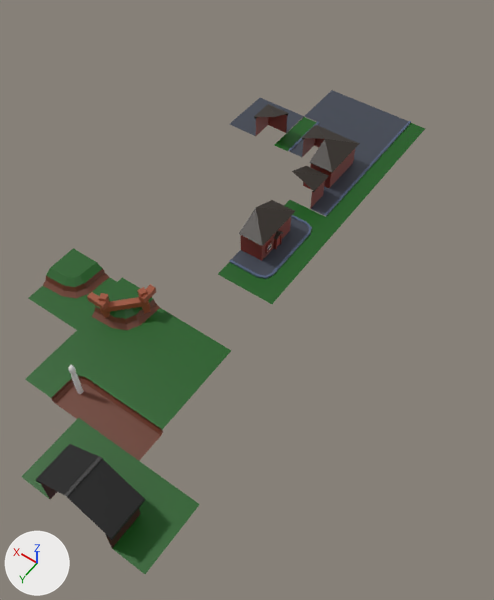
The Blender file Art/Tiles/Tiles.blend: old version first, new version second.
Both versions are drawn from a 50 mm camera at (-3.28, 4.22, 7.97) aimed at (0.62, -1.24, -0.61). The axes (+X, +Y, +Z) are drawn at lower left. The lights are the same throughout.

Objects in the first picture: 'Barn', 'Barn mirror', 'Obstacle barrier corner', 'Obstacle corner', 'Plane', 'Plane.001', 'Plane.002', 'cottag corner flipped', 'cottag corner straight wall', 'cottage corner', 'cottage corner to paved', 'paved straight'.
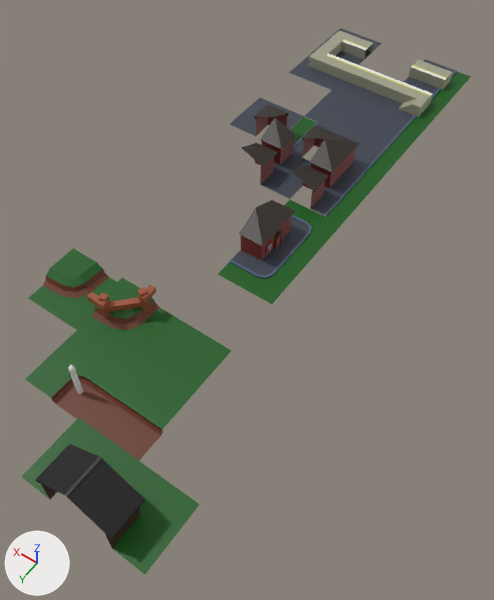
Where the change shows, as pixel boxes (x1, y1, x2, y2) in the pictures (494 x 600 px):
'cottage corner row to full paved', added: after (242, 117, 311, 199)
'station mouth', added: after (378, 80, 449, 129)
'station side', added: after (333, 63, 397, 109)
'station mouth mirrored', added: after (404, 59, 471, 101)
'station terminator', added: after (289, 43, 352, 90)
'station terminator mirrored', added: after (316, 28, 382, 65)

The edits, one by one:
Mesh me_plane_022 is new.
It has 30 vertices, 21 faces and spans x 0.0..1.0, y 0.0..1.0, z 0.013..0.613.
It uses material mat_ubershader.
Mesh me_plane_021 is new.
It has 26 vertices, 13 faces and spans x 0.0..1.0, y 0.0..1.0, z 0.0..0.224.
It uses material mat_ubershader.
Mesh me_plane_020 is new.
It has 28 vertices, 16 faces and spans x 0.0..1.0, y 0.0..1.0, z 0.0..0.224.
It uses material mat_ubershader.
Mesh me_plane_019 is new.
It has 28 vertices, 16 faces and spans x 0.0..1.0, y 0.0..1.0, z 0.0..0.224.
It uses material mat_ubershader.
Mesh me_plane_018 is new.
It has 16 vertices, 6 faces and spans x 0.0..1.0, y 0.0..1.0, z 0.0..0.224.
It uses material mat_ubershader.
Mesh me_plane_017 is new.
It has 74 vertices, 51 faces and spans x 0.0..1.0, y 0.0..1.0, z 0.0..0.224.
It uses material mat_ubershader.
Object 'cottage corner row to full paved' (ob_cottage_corner_row_to_full_paved) is new; it shows me_plane_022.
Its location is (1.0, -4.0, 0.0).
Object 'station mouth mirrored' (ob_station_mouth_mirrored) is new; it shows me_plane_021.
Its location is (0.0, -8.0, 0.0).
Object 'station terminator mirrored' (ob_station_terminator_mirrored) is new; it shows me_plane_020.
Its location is (2.0, -8.0, 0.0).
Object 'station terminator' (ob_station_terminator) is new; it shows me_plane_019.
Its location is (2.0, -7.0, 0.0).
Object 'station side' (ob_station_side) is new; it shows me_plane_018.
Its location is (1.0, -7.0, 0.0).
Object 'station mouth' (ob_station_mouth) is new; it shows me_plane_017.
Its location is (0.0, -7.0, 0.0).
